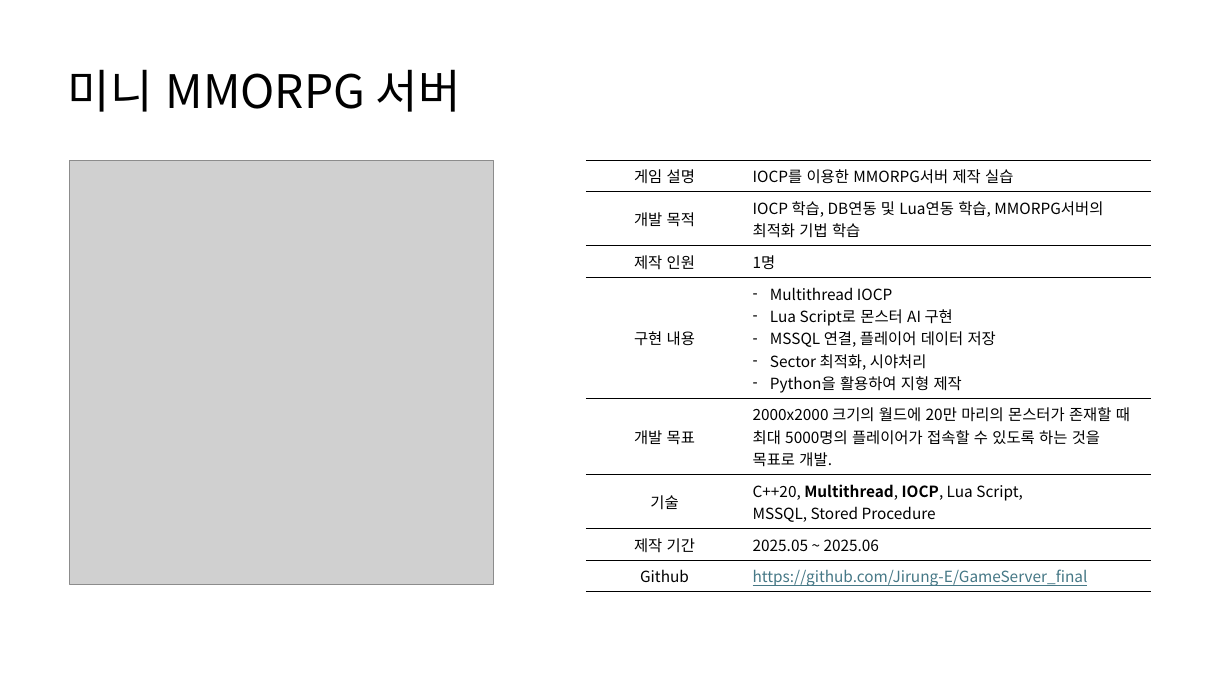
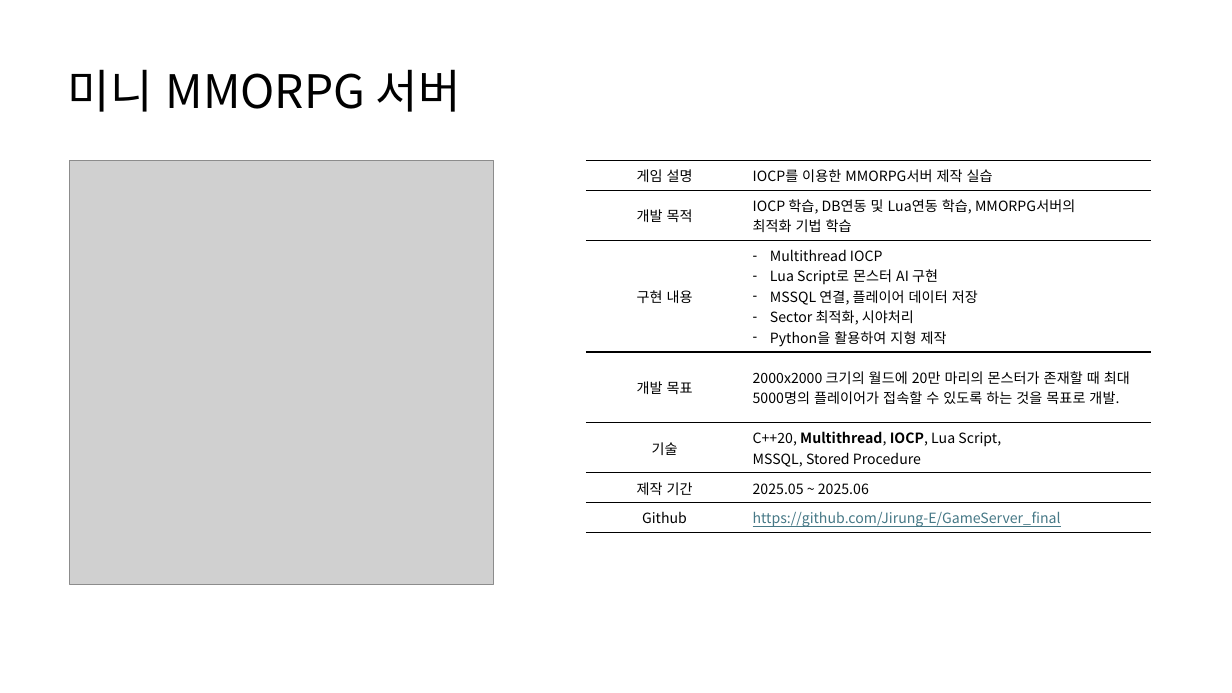
Before and after one commit to HK416/capstone_project, a slide deck: slide 9 of documents/포트폴리오/2020180028_이주형.pptx (slide 8 before the commit). Drawn at 1232x693 pixels with LibreOffice and Linux fonts; fonts in the diff are those of the drawing; grey boxes stand for pictures. Boxes give left, top, right and bottom in pixels: in the first picture for what was removed or moved away, otherwise in the second. Text is boxed around its words. In the diff, an @@ line names an element or a change of style, - is before the commit and + after.

```diff
--- a/documents/포트폴리오/2020180028_이주형.pptx
+++ b/documents/포트폴리오/2020180028_이주형.pptx
@@ table at <box>586,160,1152,531</box> @@
-row 3: 제작 인원 | 1명
```
Also in this commit, not shown: 7 other slides changed, 5 slides added, 1 slide removed.
